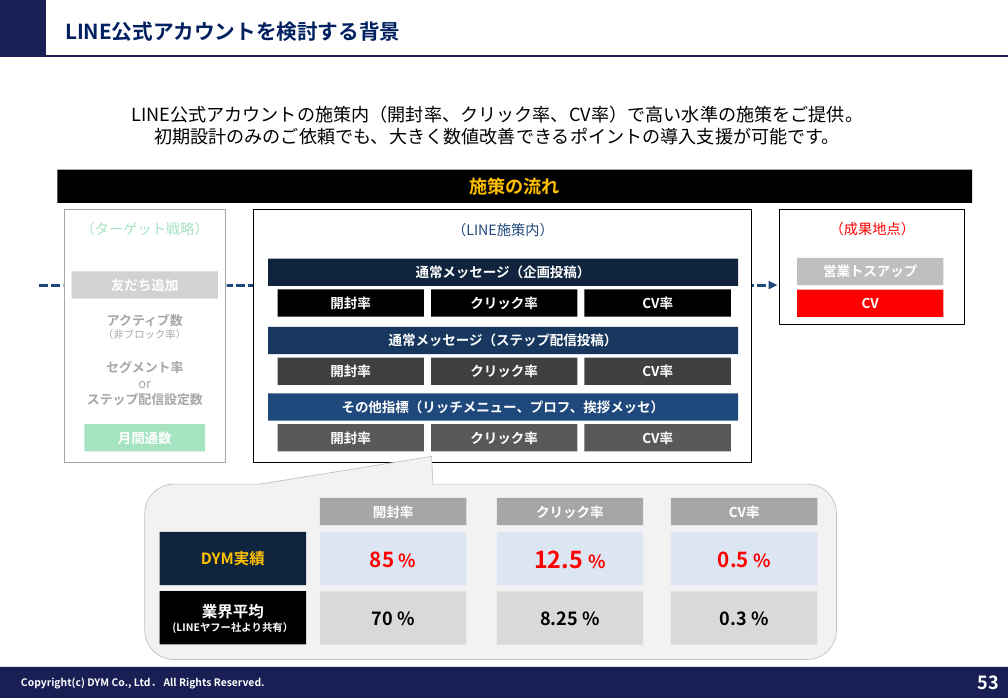
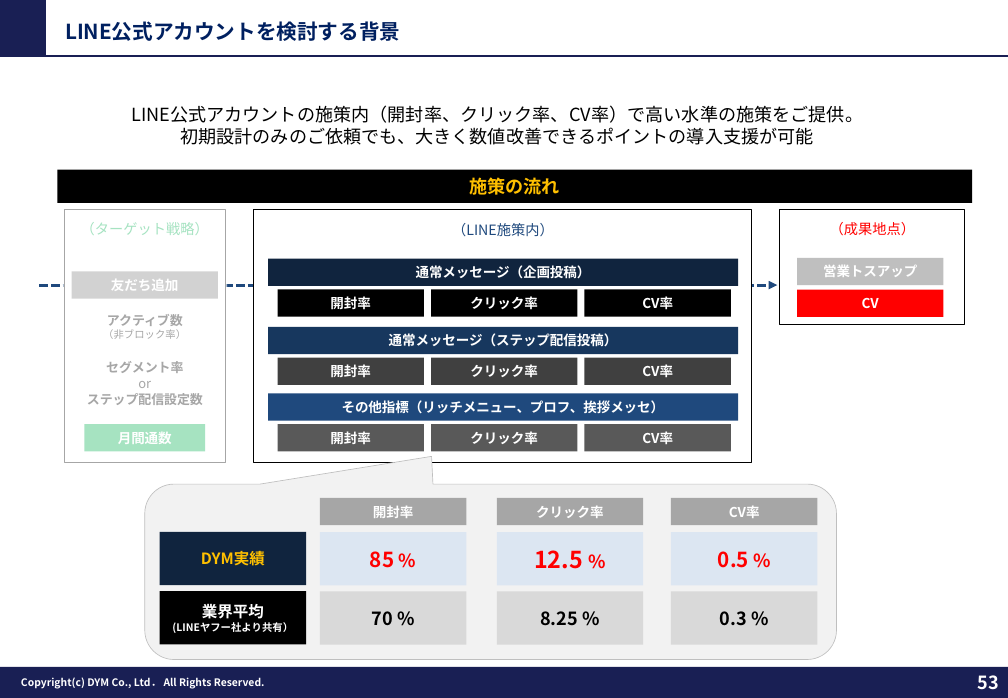
Before and after one commit to tonomura-r-dev/folder, a slide deck: slide 53 of 202609_株式会社やる気スイッチグループ御中_LINE公式アカウント運用のご提案_ver3.2.pptx. Drawn at 1008x698 pixels with LibreOffice and Linux fonts; fonts in the diff are those of the drawing; background and template pictures are left out. Boxes give left, top, right and bottom in pixels: in the first picture for what was removed or moved away, otherwise in the second. Text is boxed around its words. In the diff, an @@ line names an element or a change of style, - is before the commit and + after.

```diff
--- a/202609_株式会社やる気スイッチグループ御中_LINE公式アカウント運用のご提案_ver3.2.pptx
+++ b/202609_株式会社やる気スイッチグループ御中_LINE公式アカウント運用のご提案_ver3.2.pptx
@@ text at [180,127,813,145]: text changed @@
-初期設計のみのご依頼でも、大きく数値改善できるポイントの導入支援が可能です。
+初期設計のみのご依頼でも、大きく数値改善できるポイントの導入支援が可能
```
Also in this commit, not shown: 4 other slides changed, 1 other file.
